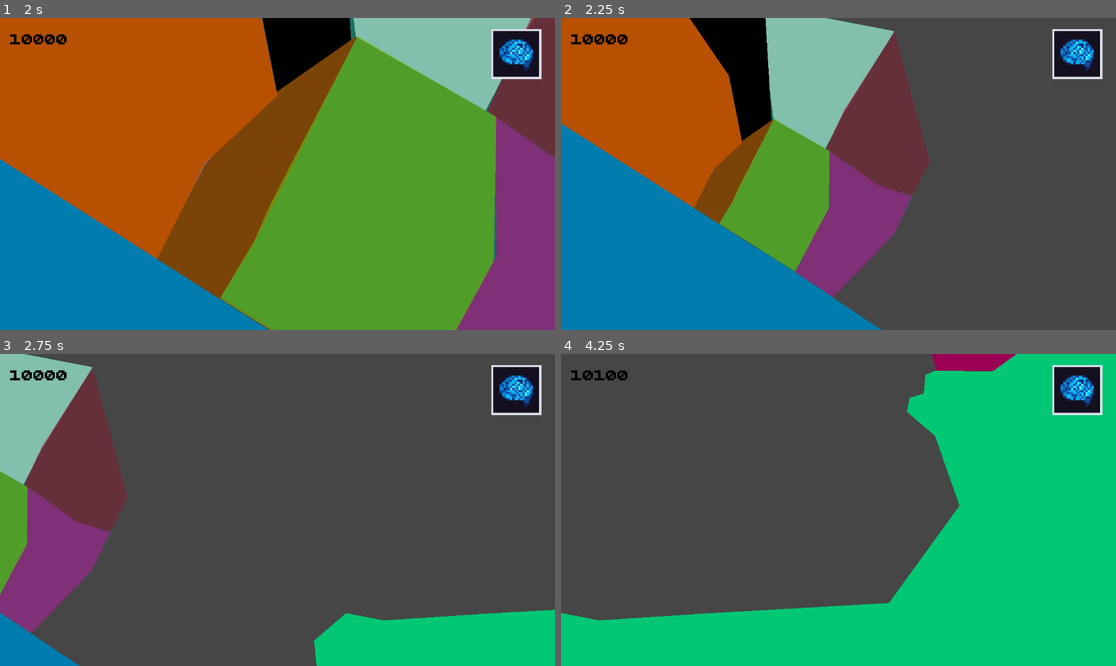
Above: before the commit, frames 1-4 (two rows, left to right).
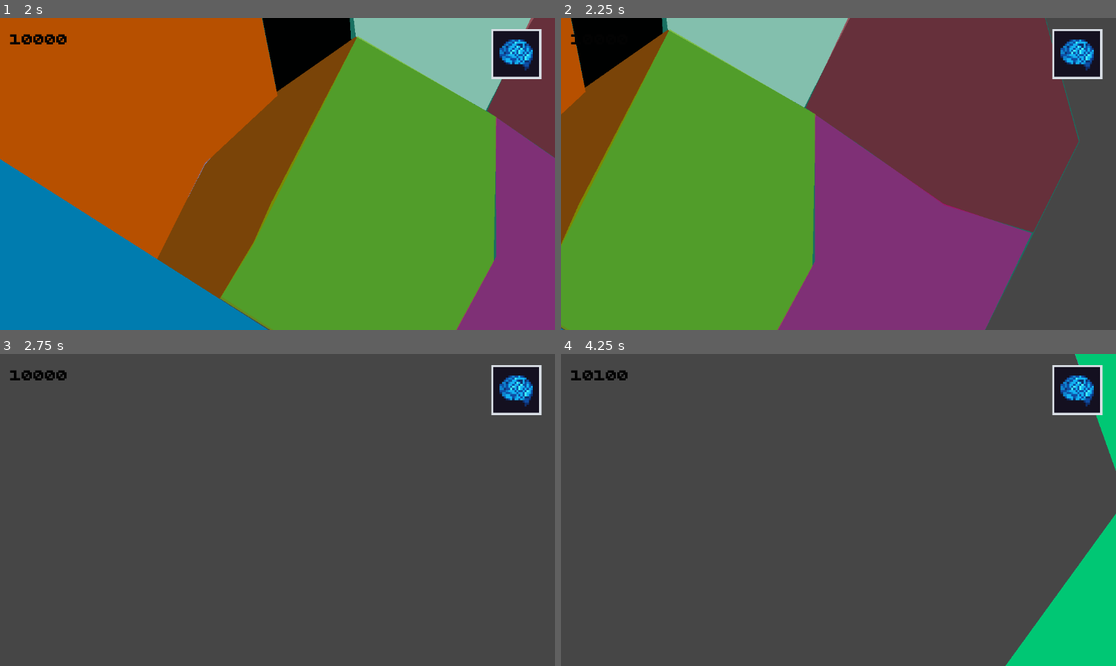
Above: after the commit, the same moments.

Repository: azizul987/Sawit-io
Game: Godot game, scene res://Scene/main.tscn
The game is run twice, just before and just after one commit, with the same random seed, the same clock (stepped at 60 frames per second) and the same inputs.
Inputs (mouse positions are in pixels of both pictures, inside the frame that each line leads up to):
- Up to frame 1 (2 s): click (516, 55) at 0.5 s; click (516, 55) at 1.25 s
- Up to frame 2 (2.25 s): tap Enter at 2 s; move the mouse to (960, 158) at 2.02 s; hold Right (ui_right) from 2.03 s (still down); hold Q (zoom_in) from 2.03 s (still down); click (960, 158) at 2.17 s
- Up to frame 3 (2.75 s): keep holding Right (ui_right); keep holding Q (zoom_in); tap E (zoom_out) at 2.3 s
- Up to frame 4 (4.25 s): release Right (ui_right) at 2.75 s; release Q (zoom_in) at 2.75 s; drag from (727, 525) to (810, 572) at 2.77 s; tap Space at 3.5 s; move the mouse to (894, 441) at 3.52 s; hold Right (ui_right) from 3.53 s (still down); hold M (add_coin) from 3.53 s (still down); click (894, 441) at 3.67 s; tap E (zoom_out) at 3.8 s

Frame 1 is identical in both runs. In frame 2, 70% of the frame differs, in the area x 0-94%, y 0-100%; in frame 3, 23%; in frame 4, 38%.

Commit message:
cam main fix

Diff:
--- /dev/null
+++ b/Logic/Data Templete/Data/ress/Wilayah3.tres
@@ -0,0 +1,11 @@
+[gd_resource type="Resource" script_class="Wilayah" format=3 uid="uid://bro64h6u8ho16"]
+
+[ext_resource type="Script" uid="uid://b231hp4nl4apw" path="res://Logic/Data Templete/Data/Source/Wilayah.gd" id="1_5pju6"]
+
+[resource]
+script = ExtResource("1_5pju6")
+id_wilayah = &"3"
+nama_wilayah = "Wilayah_3"
+tipe_wilayah = 2
+warna_terkunci = Color(0.030933106, 0.030933168, 0.030933155, 1)
+metadata/_custom_type_script = "uid://b231hp4nl4apw"
--- a/Scene/Main__Camera.gd
+++ b/Scene/Main__Camera.gd
@@ -1,14 +1,16 @@
 extends Camera2D
 
 @export var move_speed := 500.0
-@export var zoom_speed := 0.1
-@export var min_zoom := 5.2
-@export var max_zoom := 2
+@export var zoom_speed := 0.25
+@export var min_zoom := 0.1
+@export var max_zoom := 10
 
 var is_dragging := false
 
+
 func _ready() -> void:
-	pass
+	make_current()
+
 
 func _process(delta: float) -> void:
 	var direction := Vector2.ZERO
@@ -28,22 +30,31 @@
 	if direction != Vector2.ZERO:
 		position += direction.normalized() * move_speed * delta
 
-	if Input.is_action_just_pressed("zoom_in"):
-		zoom_camera(-zoom_speed)
 
-	if Input.is_action_just_pressed("zoom_out"):
-		zoom_camera(zoom_speed)
-
-func _input(event):
+func _input(event: InputEvent) -> void:
 	if event is InputEventMouseButton:
 		if event.button_index == MOUSE_BUTTON_RIGHT:
 			is_dragging = event.pressed
 
+		if event.button_index == MOUSE_BUTTON_WHEEL_UP and event.pressed:
+			zoom_camera(zoom_speed)
+
+		if event.button_index == MOUSE_BUTTON_WHEEL_DOWN and event.pressed:
+			zoom_camera(-zoom_speed)
+
+	if event is InputEventKey and event.pressed and not event.echo:
+		if event.is_action_pressed("zoom_in"):
+			zoom_camera(zoom_speed)
+
+		if event.is_action_pressed("zoom_out"):
+			zoom_camera(-zoom_speed)
 
 	if event is InputEventMouseMotion and is_dragging:
 		position -= event.relative / zoom.x
 
-func zoom_camera(value):
-	var new_zoom = zoom.x + value
+
+func zoom_camera(value: float) -> void:
+	var new_zoom := zoom.x + value
 	new_zoom = clamp(new_zoom, min_zoom, max_zoom)
+
 	zoom = Vector2(new_zoom, new_zoom)
